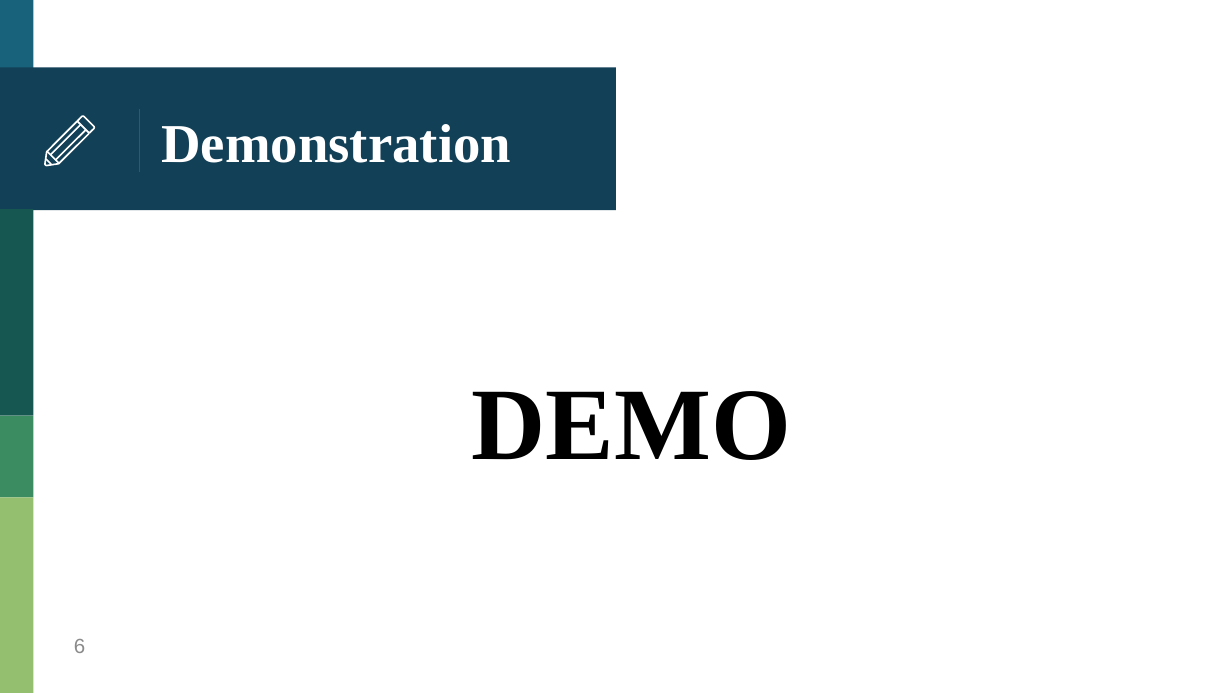
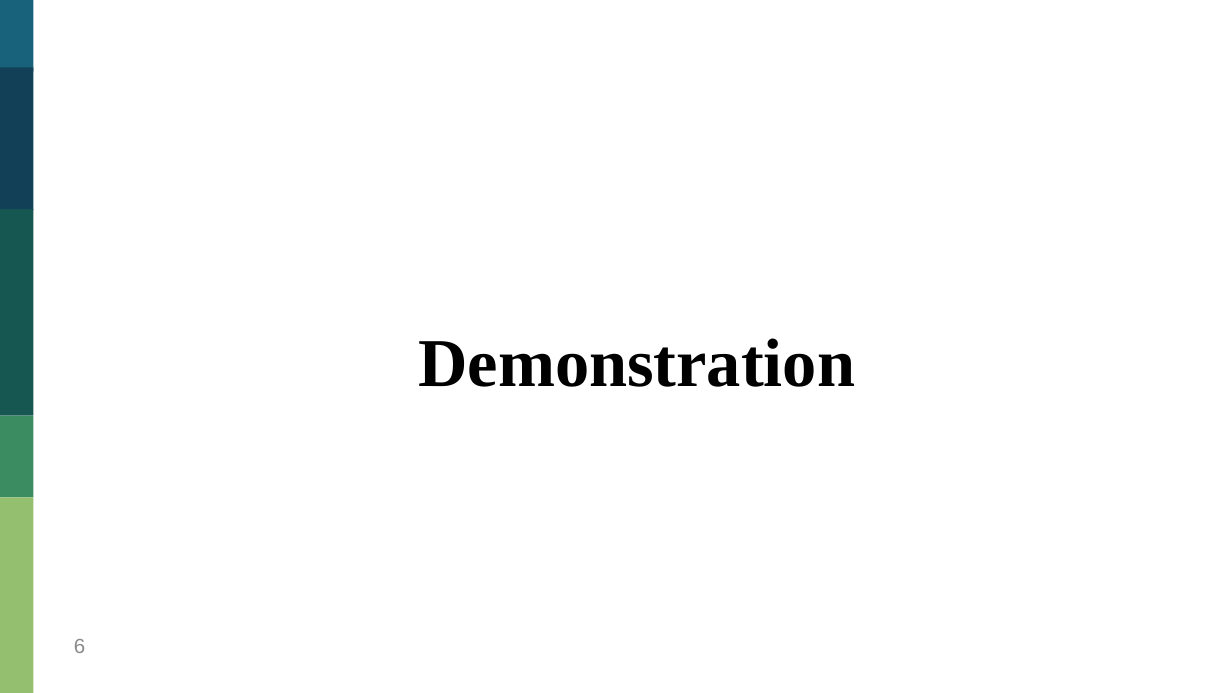
Before and after one commit to HankTwZhong/OOAD, a slide deck: slide 6 of OOAD_Midterm.pptx. Drawn at 1232x693 pixels with LibreOffice and Linux fonts; fonts in the diff are those of the drawing. Boxes give left, top, right and bottom in pixels: in the first picture for what was removed or moved away, otherwise in the second. Text is boxed around its words. In the diff, an @@ line names an element or a change of style, - is before the commit and + after.

```diff
--- a/OOAD_Midterm.pptx
+++ b/OOAD_Midterm.pptx
@@ rectangle removed at (0, 68, 616, 211) @@
@@ rectangle added at (0, 68, 33, 211), fill #124057 @@
@@ line removed from (139, 110) to (139, 172) @@
@@ title removed at (161, 124, 511, 163) @@
-Demonstration
@@ group removed at (44, 116, 95, 166): 6 freeform shapes @@
@@ text at (418, 338, 855, 387): text changed; size 60 to 40 pt @@
-DEMO
+Demonstration
```
Also in this commit, not shown: 23 other slides changed, 2 slides added, 2 slides removed, 14 other files.
